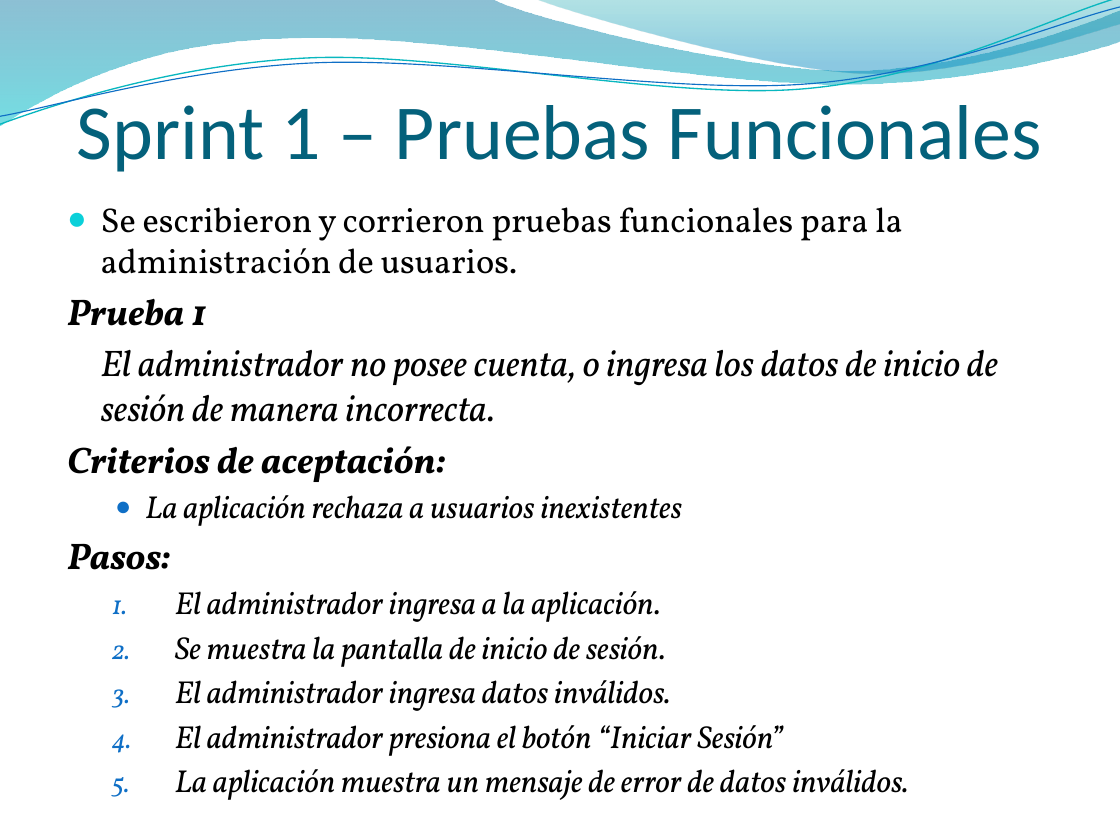
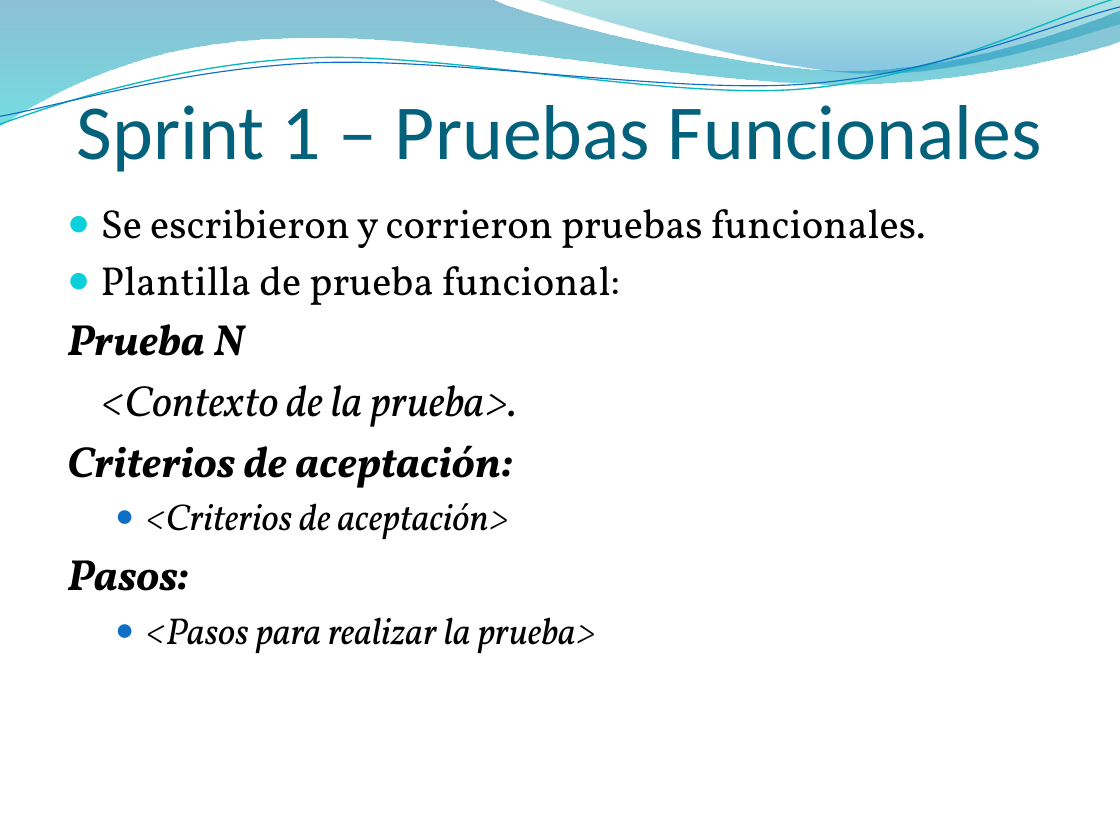
Before and after one commit to dschenkelman/a-malazan-wolvering, a slide deck: slide 11 of docs/Reuniones/Sprint 1 - Formal/Presentacion.pptx. Drawn at 1120x840 pixels with LibreOffice and Linux fonts; fonts in the diff are those of the drawing; background and template pictures are left out. Boxes give left, top, right and bottom in pixels: in the first picture for what was removed or moved away, otherwise in the second. Text is boxed around its words. In the diff, an @@ line names an element or a change of style, - is before the commit and + after.

```diff
--- a/docs/Reuniones/Sprint 1 - Formal/Presentacion.pptx
+++ b/docs/Reuniones/Sprint 1 - Formal/Presentacion.pptx
@@ text at box(67, 209, 926, 427): text changed; size 23.8 to 26 pt; italic off @@
-● Se escribieron y corrieron pruebas funcionales para la administración de usuarios.
-Prueba 1
-El administrador no posee cuenta, o ingresa los datos de inicio de sesión de manera incorrecta.
+● Se escribieron y corrieron pruebas funcionales.
+● Plantilla de prueba funcional:
+Prueba N
+<Contexto de la prueba>.
@@ text at box(67, 445, 512, 591): size 23.8 to 28 pt in "Criterios de aceptación:", "Pasos:" @@
@@ text at box(145, 503, 510, 539): text changed; size 20.4 to 24 pt @@
-  ● La aplicación rechaza a usuarios inexistentes
+  ● <Criterios de aceptación>
@@ text at box(145, 617, 597, 653): text changed; size 20.4 to 24 pt @@
-  1. El administrador ingresa a la aplicación.
-  2. Se muestra la pantalla de inicio de sesión.
-  3. El administrador ingresa datos inválidos.
-  4. El administrador presiona el botón “Iniciar Sesión”
-  5. La aplicación muestra un mensaje de error de datos inválidos.
+  ● <Pasos para realizar la prueba>
```
Also in this commit, not shown: 1 slide added, 13 slides removed.
